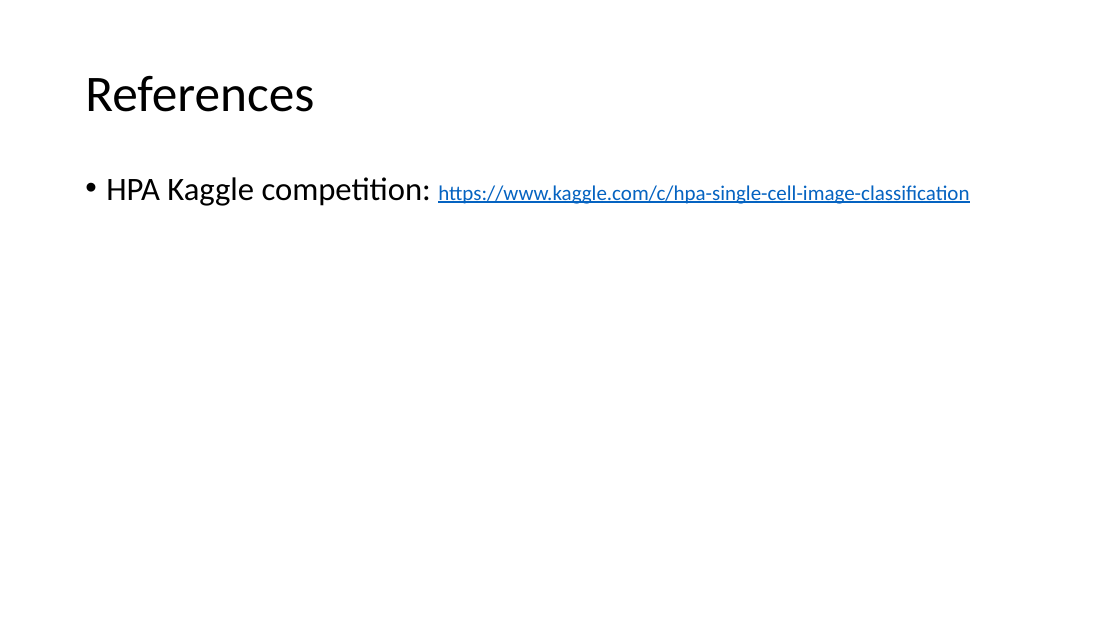
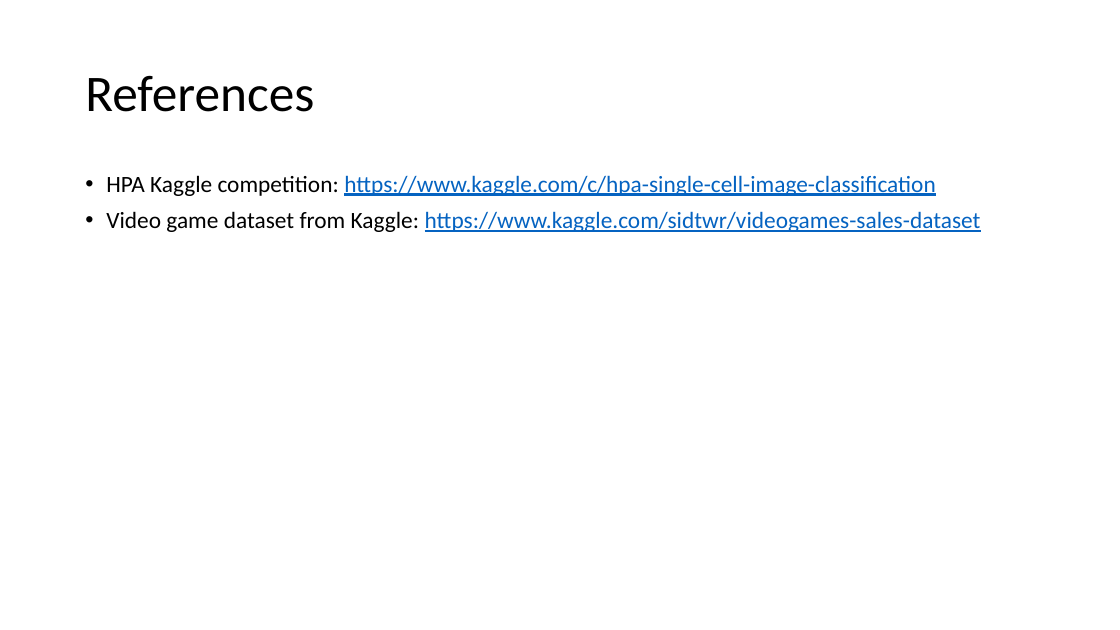
Before and after one commit to srihari-busam/MS-ADS-Portfolio, a slide deck: slide 18 of MS ADS.pptx (slide 17 before the commit). Drawn at 1120x630 pixels with LibreOffice and Linux fonts; fonts in the diff are those of the drawing. Boxes give left, top, right and bottom in pixels: in the first picture for what was removed or moved away, otherwise in the second. Text is boxed around its words. In the diff, an @@ line names an element or a change of style, - is before the commit and + after.

```diff
--- a/MS ADS.pptx
+++ b/MS ADS.pptx
@@ text at bbox=[106, 175, 936, 196]: size 28 to 20 pt in "HPA Kaggle competition:"; size 18 to 20 pt in "https://www.kaggle.com/c/hpa-single-cell-image-classificatio ..." @@
@@ text at bbox=[106, 211, 981, 232]: paragraph added @@
+• Video game dataset from Kaggle: https://www.kaggle.com/sidtwr/videogames-sales-dataset
```
Also in this commit, not shown: 1 other slide changed, 1 slide added.
